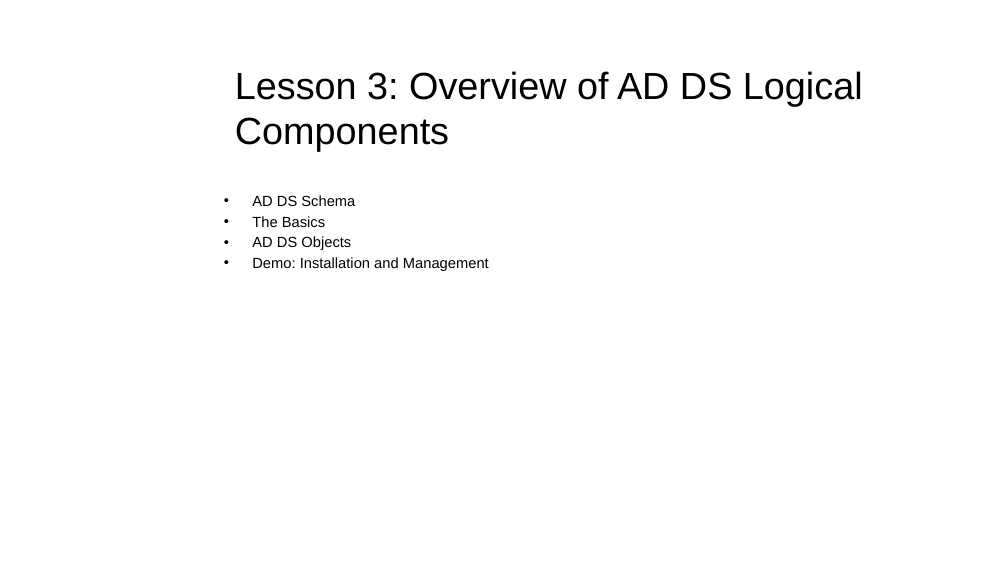
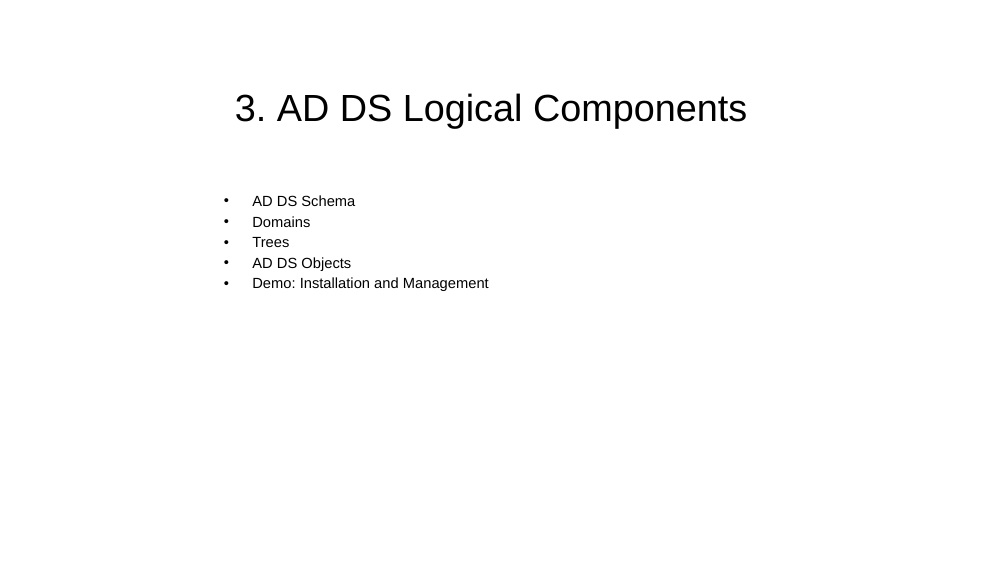
Before and after one commit to dhaval9911/dotfiles, a slide deck: slide 14 of programs/avinash.pptx (slide 16 before the commit). Drawn at 1008x567 pixels with LibreOffice and Linux fonts; fonts in the diff are those of the drawing; background and template pictures are left out. Boxes give left, top, right and bottom in pixels: in the first picture for what was removed or moved away, otherwise in the second. Text is boxed around its words. In the diff, an @@ line names an element or a change of style, - is before the commit and + after.

```diff
--- a/programs/avinash.pptx
+++ b/programs/avinash.pptx
@@ title at (x1=235, y1=93, x2=747, y2=129): text changed @@
-Lesson 3: Overview of AD DS Logical Components
+3. AD DS Logical Components
@@ text at (x1=252, y1=216, x2=310, y2=247): text changed @@
-• The Basics
+• Domains
+• Trees
```
Also in this commit, not shown: 8 other slides changed, 4 slides removed, 1 other file.
